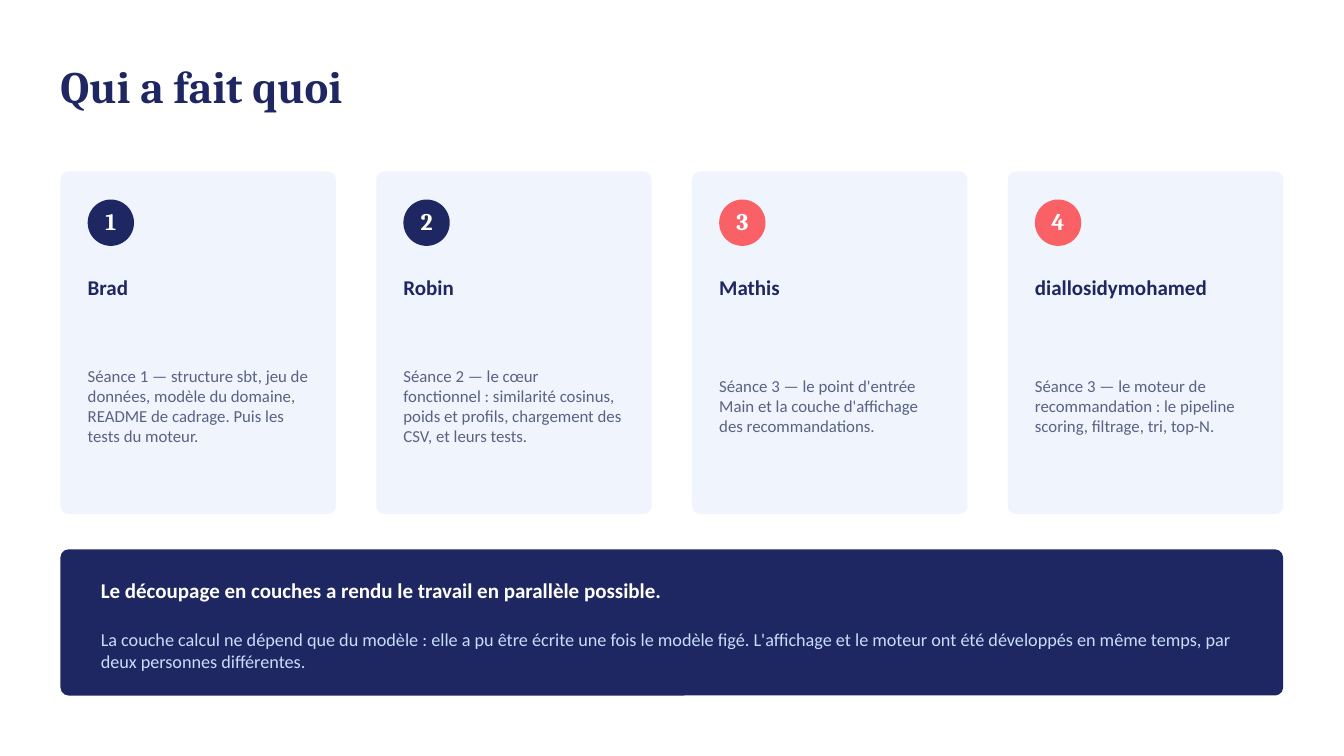
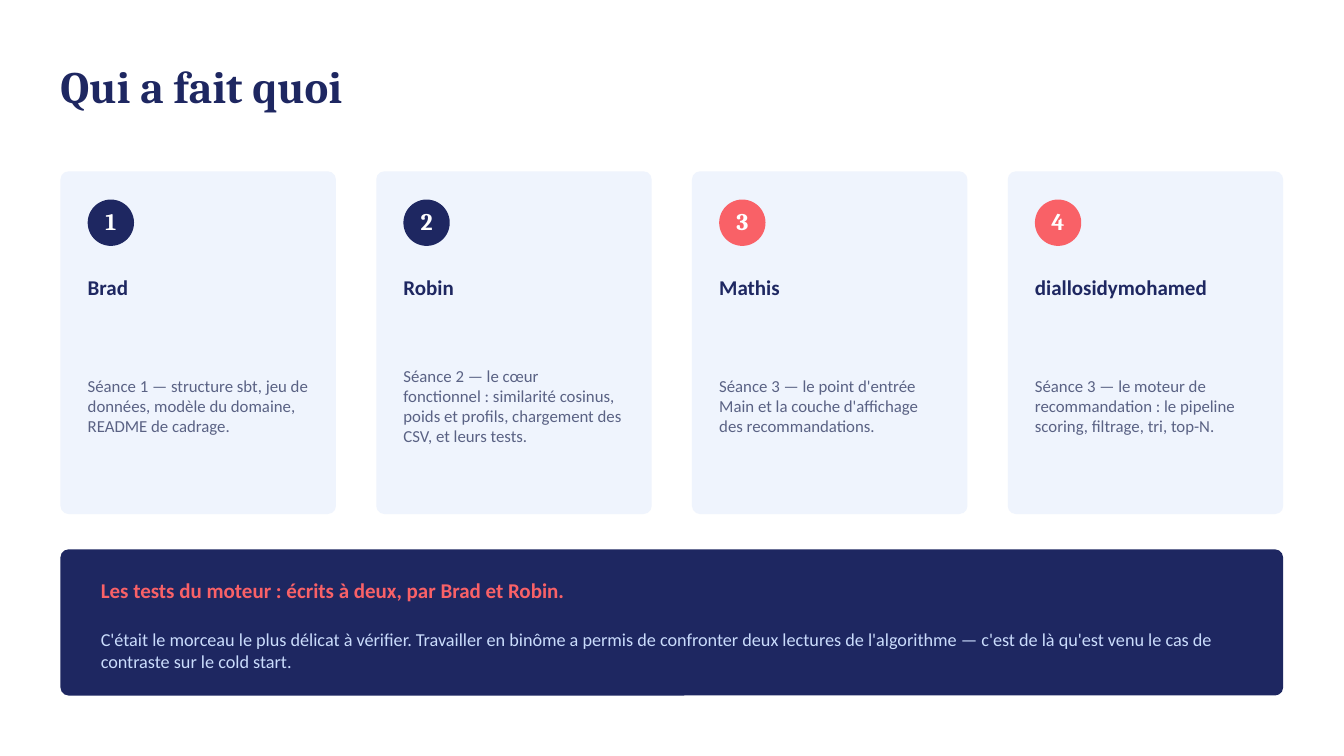
Before and after one commit to afthegamer/sujet2-moteur-recommandation, a slide deck: slide 10 of SOUTENANCE.pptx. Drawn at 1344x756 pixels with LibreOffice and Linux fonts; fonts in the diff are those of the drawing. Boxes give left, top, right and bottom in pixels: in the first picture for what was removed or moved away, otherwise in the second. Text is boxed around its words. In the diff, an @@ line names an element or a change of style, - is before the commit and + after.

Commit message:
Précise le binôme Brad et Robin sur les tests du moteur

```diff
--- a/SOUTENANCE.pptx
+++ b/SOUTENANCE.pptx
@@ text at <box>88,380,308,435</box>: text changed @@
-Séance 1 — structure sbt, jeu de données, modèle du domaine, README de cadrage. Puis les tests du moteur.
+Séance 1 — structure sbt, jeu de données, modèle du domaine, README de cadrage.
@@ text at <box>101,583,1212,668</box>: text changed @@
-Le découpage en couches a rendu le travail en parallèle possible.
-La couche calcul ne dépend que du modèle : elle a pu être écrite une fois le modèle figé. L'affichage et le moteur ont été développés en même temps, par deux personnes différentes.
+Les tests du moteur : écrits à deux, par Brad et Robin.
+C'était le morceau le plus délicat à vérifier. Travailler en binôme a permis de confronter deux lectures de l'algorithme — c'est de là qu'est venu le cas de contraste sur le cold start.
```
Also in this commit, not shown: 1 other file.
